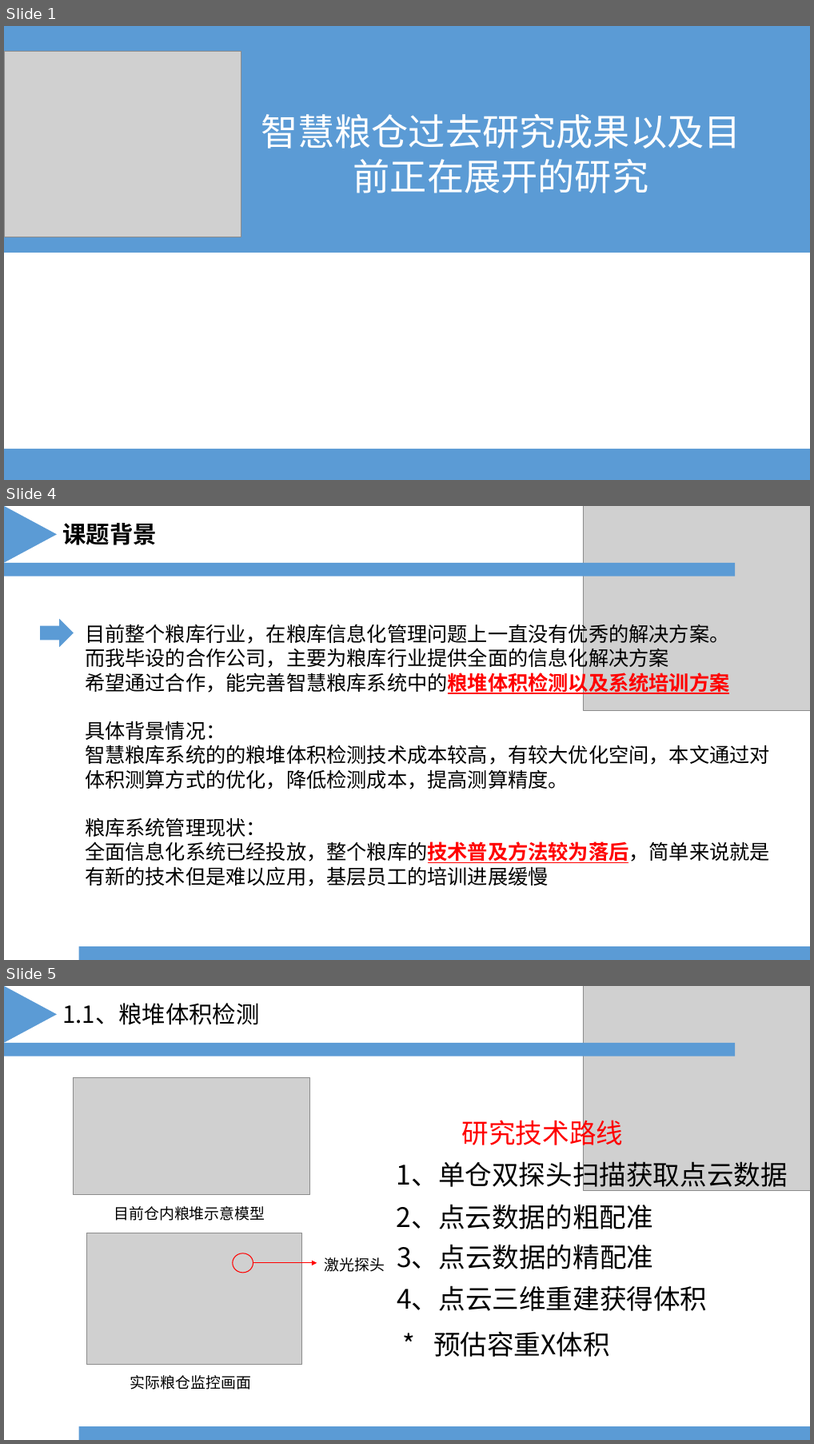
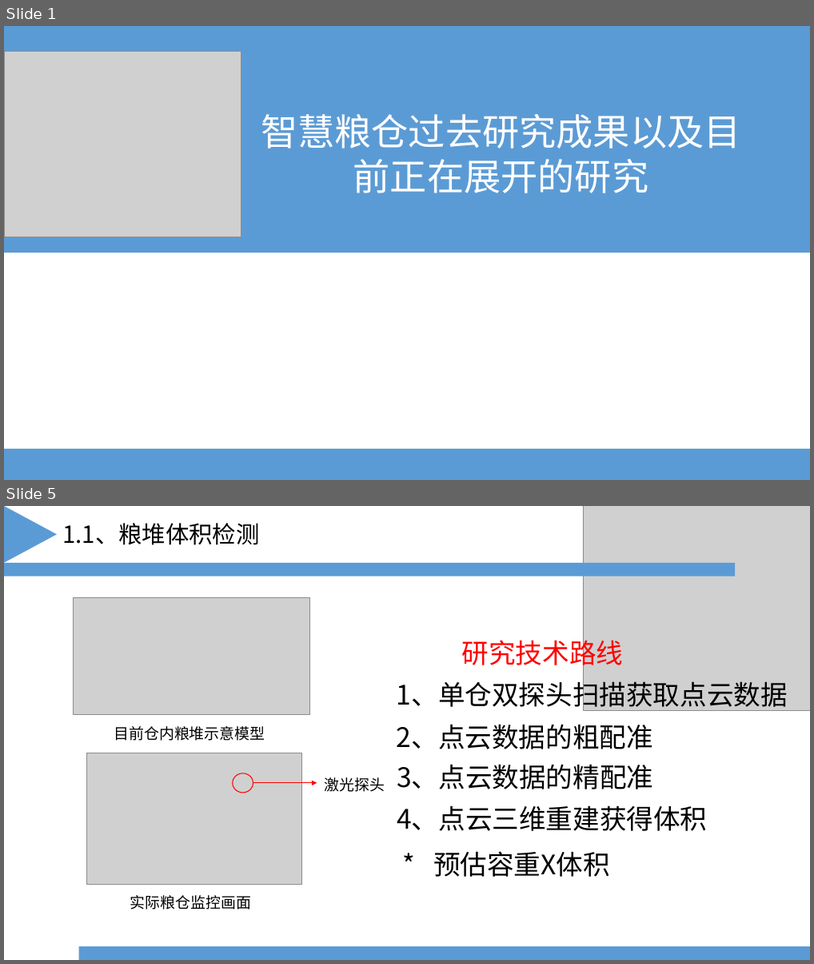
Before and after one commit to yangkaigithub/scada-task, a slide deck: 文档/毕设答辩.ppt. Shown one above the other, each under a label of ours: slides 1, 4 and 5 before the commit, slides 1 and 5 after it; the slides between them are not shown. The pictures are 814x1444 and 814x964 pixels, drawn with LibreOffice and Linux fonts; fonts in the diff are those of the drawing; grey boxes stand for pictures. Boxes give left, top, right and bottom in pixels: in the first picture for what was removed or moved away, otherwise in the second. Text is boxed around its words. In the diff, an @@ line names an element or a change of style, - is before the commit and + after.

```diff
--- a/文档/毕设答辩.ppt
+++ b/文档/毕设答辩.ppt
@@ slide 4 removed at box(4, 506, 810, 960), background #FFFFFF @@
@@ triangle removed at box(4, 506, 57, 563) @@
@@ text removed at box(62, 523, 156, 545) @@
-课题背景
@@ picture removed at box(583, 506, 810, 711) @@
@@ rectangle removed at box(4, 563, 735, 576) @@
@@ right arrow removed at box(40, 619, 74, 647) @@
@@ text removed at box(85, 620, 770, 886) @@
-目前整个粮库行业，在粮库信息化管理问题上一直没有优秀的解决方案。
-而我毕设的合作公司，主要为粮库行业提供全面的信息化解决方案
-希望通过合作，能完善智慧粮库系统中的粮堆体积检测以及系统培训方案
-具体背景情况：
-智慧粮库系统的的粮堆体积检测技术成本较高，有较大优化空间，本文通过对体积测算方式的优化，降低检测成本，提高测算精度。
-粮库系统管理现状：
-全面信息化系统已经投放，整个粮库的技术普及方法较为落后，简单来说就是有新的技术但是难以应用，基层员工的培训进展缓慢
@@ rectangle removed at box(79, 947, 810, 960) @@
```
Also in this commit, not shown: 2 slides changed.
